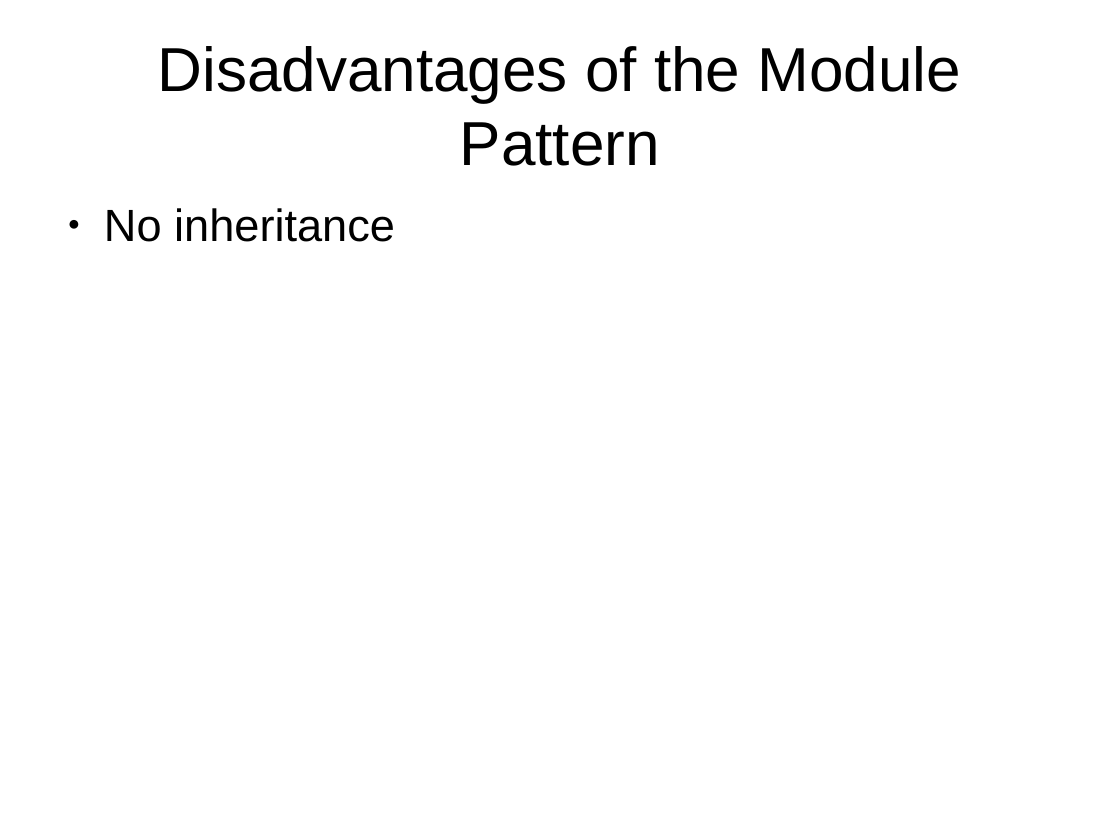
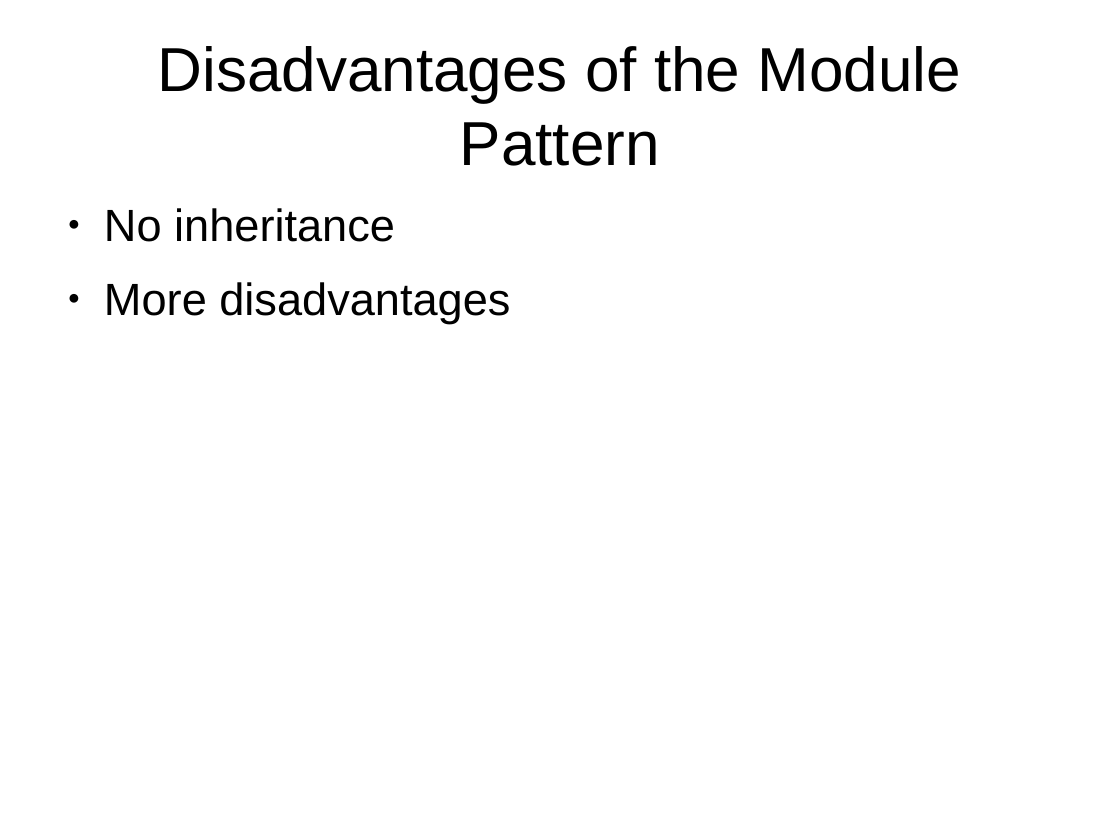
Before and after one commit to sattler/javascript-seminar-2015, a slide deck: slide 12 of presentation/Presentation.odp (slide 11 before the commit). Drawn at 1120x840 pixels with LibreOffice and Linux fonts; fonts in the diff are those of the drawing. Boxes give left, top, right and bottom in pixels: in the first picture for what was removed or moved away, otherwise in the second. Text is boxed around its words. In the diff, an @@ line names an element or a change of style, - is before the commit and + after.

```diff
--- a/presentation/Presentation.odp
+++ b/presentation/Presentation.odp
@@ text at [104, 282, 510, 324]: paragraph added @@
+● More disadvantages
```
Also in this commit, not shown: 2 other slides changed, 1 slide added.
